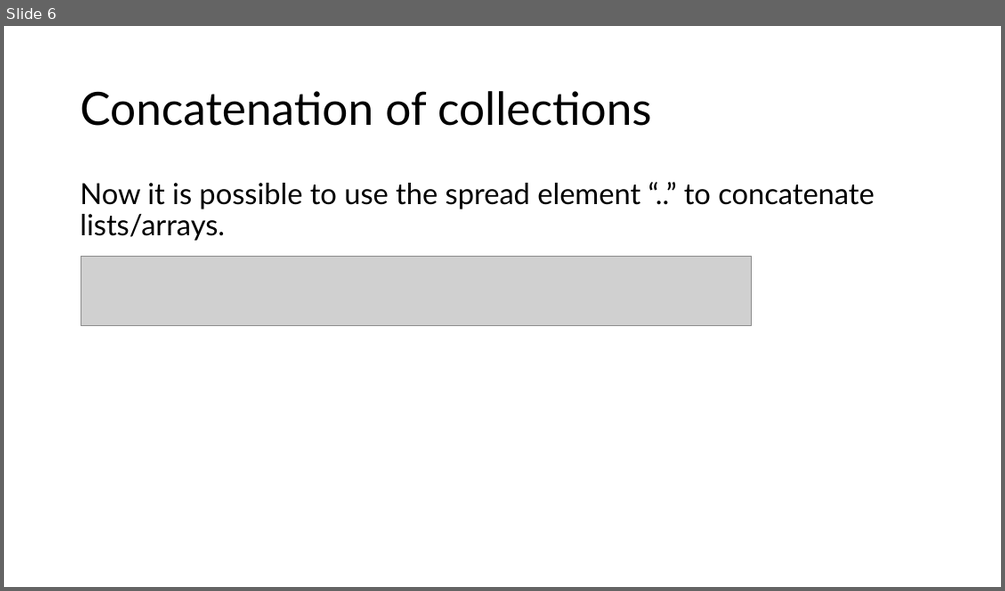
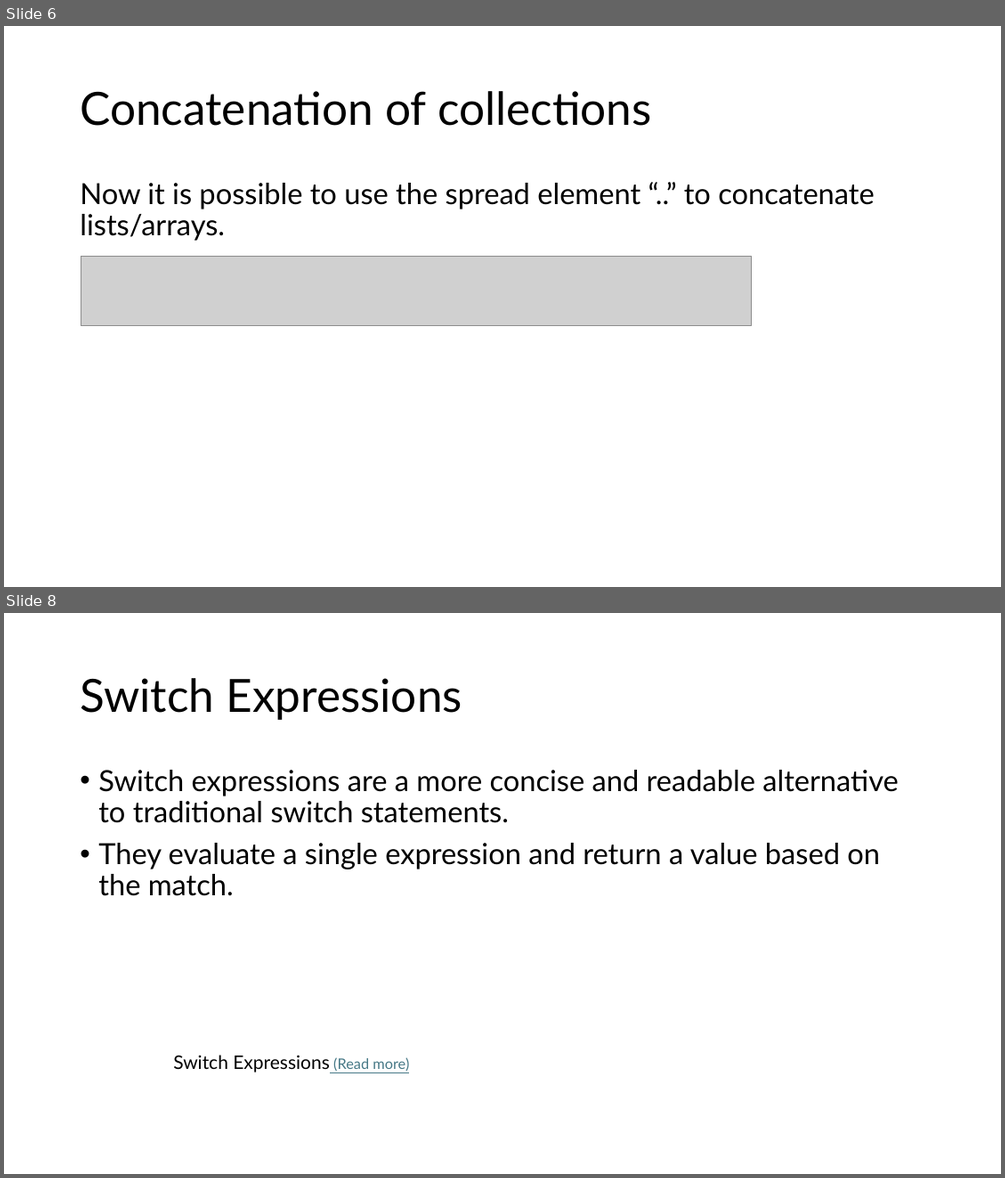
Before and after one commit to LuisSouto/C-sharp-new-features, a slide deck: slides.pptx. Shown one above the other, each under a label of ours: slide 6 before the commit, slides 6 and 8 after it; the slides between them are not shown. The pictures are 1005x591 and 1005x1178 pixels, drawn with LibreOffice and Linux fonts; fonts in the diff are those of the drawing; grey boxes stand for pictures. Boxes give left, top, right and bottom in pixels: in the first picture for what was removed or moved away, otherwise in the second. Text is boxed around its words. In the diff, an @@ line names an element or a change of style, - is before the commit and + after.

```diff
--- a/slides.pptx
+++ b/slides.pptx
@@ slide 8 added at (x1=4, y1=613, x2=1001, y2=1174), background #FFFFFF @@
@@ title added at (x1=80, y1=678, x2=462, y2=720), 44 pt, text #000000 @@
+Switch Expressions
@@ text added at (x1=98, y1=770, x2=898, y2=896), 28 pt, text #000000 @@
+• Switch expressions are a more concise and readable alternative to traditional switch statements.
+• They evaluate a single expression and return a value based on the match.
@@ text added at (x1=173, y1=1054, x2=409, y2=1072), 18 pt, text #000000 @@
+Switch Expressions (Read more)
```
Also in this commit, not shown: 7 other slides added, 1 other file.
